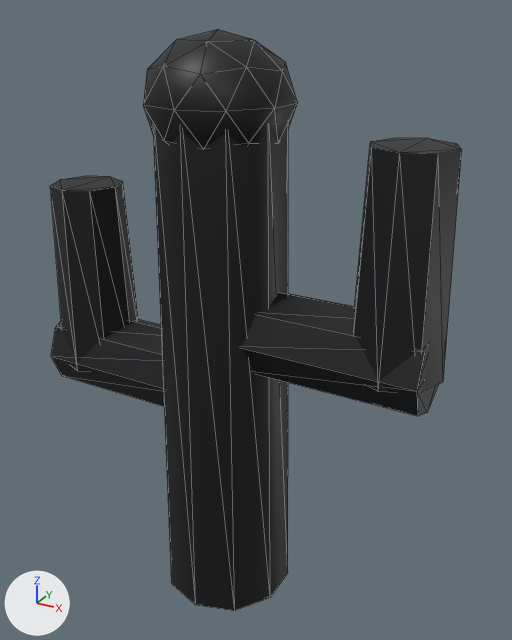
The glTF model assets/models/prop_cactus.glb, before and after one commit.
Before and after are seen from a 50 mm camera at (1.53, -2.48, 2.68) aimed at (0.11, 0.09, 1.39). Arrows for +X, +Y and +Z are at lower left; the lights stay in place. The picture after the commit comes second. Mesh edges are drawn as thin lines. Vertices at exactly the same position are counted once.

Objects in the first picture: 'prop'.
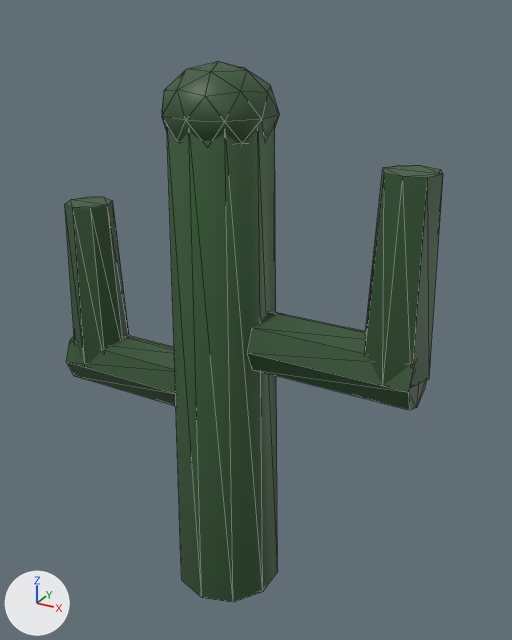
The edits, one by one:
me_prop is used by ob_prop; location (0.0, 0.0, 0.0).
me_prop had 252 vertices, 456 faces and spanned x -0.92..0.99, y -0.31..0.31, z 0.0..2.61.
me_prop now has 126 vertices, 228 faces and spans x -0.87..0.94, y -0.26..0.26, z 0.0..2.49.
me_prop part 1: the loose piece of 20 vertices spanning x -0.25..0.25, y -0.26..0.26, z 0.04..2.34 is moved by (0.0, 0.0, -0.04).
me_prop part 2: the loose piece of 42 vertices spanning x -0.23..0.23, y -0.24..0.24, z 2.15..2.54 is moved by (0.0, 0.0, -0.04).
me_prop part 3: the loose piece of 16 vertices spanning x 0.2..0.9, y -0.14..0.14, z 1.25..1.53 is moved by (0.0, 0.0, -0.04).
me_prop part 4: the loose piece of 16 vertices spanning x 0.66..0.94, y -0.14..0.14, z 1.39..2.19 is moved by (0.0, 0.0, -0.04).
me_prop part 5: the loose piece of 16 vertices spanning x -0.85..-0.15, y -0.14..0.14, z 0.95..1.23 is moved by (0.0, 0.0, -0.04).
me_prop part 6: the loose piece of 16 vertices spanning x -0.87..-0.59, y -0.14..0.14, z 1.09..1.89 is moved by (0.0, 0.0, -0.04).
me_prop part 7: 6 loose pieces with 126 vertices, spanning x -0.92..0.99, y -0.31..0.31, z 0.0..2.61, are deleted.

Boxes (x1, y1, x2, y2) around the edits, measured in the pictures (512 x 640 px; the box of a moved part takes in the faces that stretch with it):
'prop', reshaped (8% narrower, 7% shorter): before (50, 29, 462, 611); after (65, 61, 443, 602)
part 1 of me_prop, moved or reshaped (not visible before): after (167, 126, 278, 602)
part 2 of me_prop, moved or reshaped (not visible before): after (162, 61, 280, 144)
part 3 of me_prop, moved or reshaped (not visible before): after (248, 312, 426, 410)
part 4 of me_prop, moved or reshaped (not visible before): after (365, 165, 443, 386)
part 5 of me_prop, moved or reshaped (not visible before): after (66, 335, 176, 406)
part 6 of me_prop, moved or reshaped (not visible before): after (65, 197, 129, 367)
part 7 of me_prop, deleted: before (50, 29, 462, 611)
